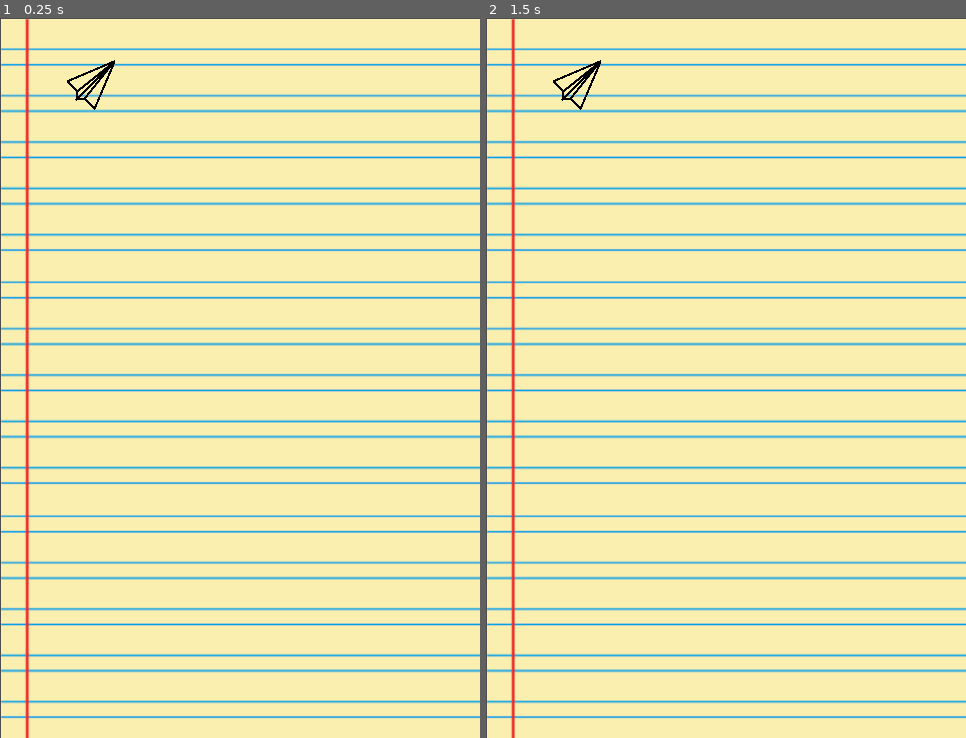
Above: before the commit, frames 1-2 (left to right).
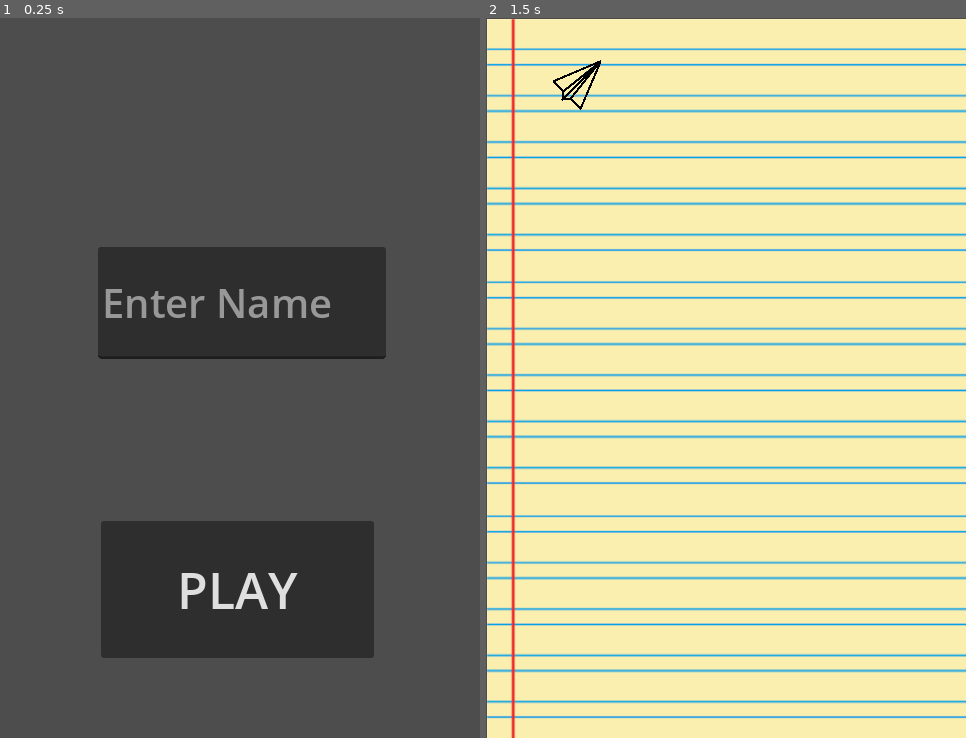
Above: after the commit, the same moments.

Repository: BorkerBrother/Paper_Plane_Game
Game: Godot game, scene res://start.tscn
The game is run twice, just before and just after one commit, with the same random seed, the same clock (stepped at 60 frames per second) and the same inputs. Before the commit the project starts from res://world.tscn.
Inputs (mouse positions are in pixels of both pictures, inside the frame that each line leads up to):
- Up to frame 1 (0.25 s): no input
- Up to frame 2 (1.5 s): click (721, 586) at 0.5 s, where only the run after the commit has a clickable "PLAY"; tap Enter at 1.25 s

The runs differ from the first frame. In frame 1, 100% of the frame differs, in the area x 0-100%, y 0-100%; in frame 2, nothing differs.

Commit message:
Start Screen

Diff:
--- a/Game/World.gd
+++ b/Game/World.gd
@@ -1,5 +1,4 @@
 extends Node2D
-
 
 # Called when the node enters the scene tree for the first time.
 func _ready():
--- a/Game/project.godot
+++ b/Game/project.godot
@@ -11,7 +11,7 @@
 [application]
 
 config/name="Game"
-run/main_scene="res://world.tscn"
+run/main_scene="res://start.tscn"
 config/features=PackedStringArray("4.1", "Mobile")
 config/icon="res://icon.svg"
 
--- /dev/null
+++ b/Game/start.gd
@@ -0,0 +1,32 @@
+extends Node2D
+
+class_name User_Player_test
+var user_name = ""
+var score = 0
+var high_score = {
+		"value": 0
+	}
+
+
+var user
+# Called when the node enters the scene tree for the first time.
+func _ready():
+	pass
+
+	#var txtLabel = get_node("LineEdit").get_text()
+	#get_node("LabelInfo").set_text(txtLabel)
+
+
+# Called every frame. 'delta' is the elapsed time since the previous frame.
+func _process(delta):
+	pass
+
+
+func _on_button_pressed():
+
+	var lineedit = get_node("LineEdit")
+	user = User_Player_test.new()
+	user.user_name = lineedit
+	for i in 10:
+		print(user.user_name.text)
+	get_tree().change_scene_to_file("res://world.tscn")
--- /dev/null
+++ b/Game/start.tscn
@@ -0,0 +1,35 @@
+[gd_scene load_steps=2 format=3 uid="uid://7h0r1ybjym52"]
+
+[ext_resource type="Script" path="res://start.gd" id="1_x2ibh"]
+
+[node name="Start" type="Node2D"]
+script = ExtResource("1_x2ibh")
+
+[node name="Button" type="Button" parent="."]
+offset_left = 101.0
+offset_top = 503.0
+offset_right = 374.0
+offset_bottom = 640.0
+theme_override_font_sizes/font_size = 50
+text = "PLAY"
+
+[node name="LineEdit" type="LineEdit" parent="."]
+offset_left = 98.0
+offset_top = 229.0
+offset_right = 386.0
+offset_bottom = 341.0
+theme_override_font_sizes/font_size = 40
+placeholder_text = "Enter Name"
+max_length = 8
+clear_button_enabled = true
+
+[node name="TextEdit" type="TextEdit" parent="."]
+visible = false
+offset_left = 161.0
+offset_top = 131.0
+offset_right = 343.0
+offset_bottom = 218.0
+theme_override_font_sizes/font_size = 50
+text = "Name:"
+
+[connection signal="pressed" from="Button" to="." method="_on_button_pressed"]
